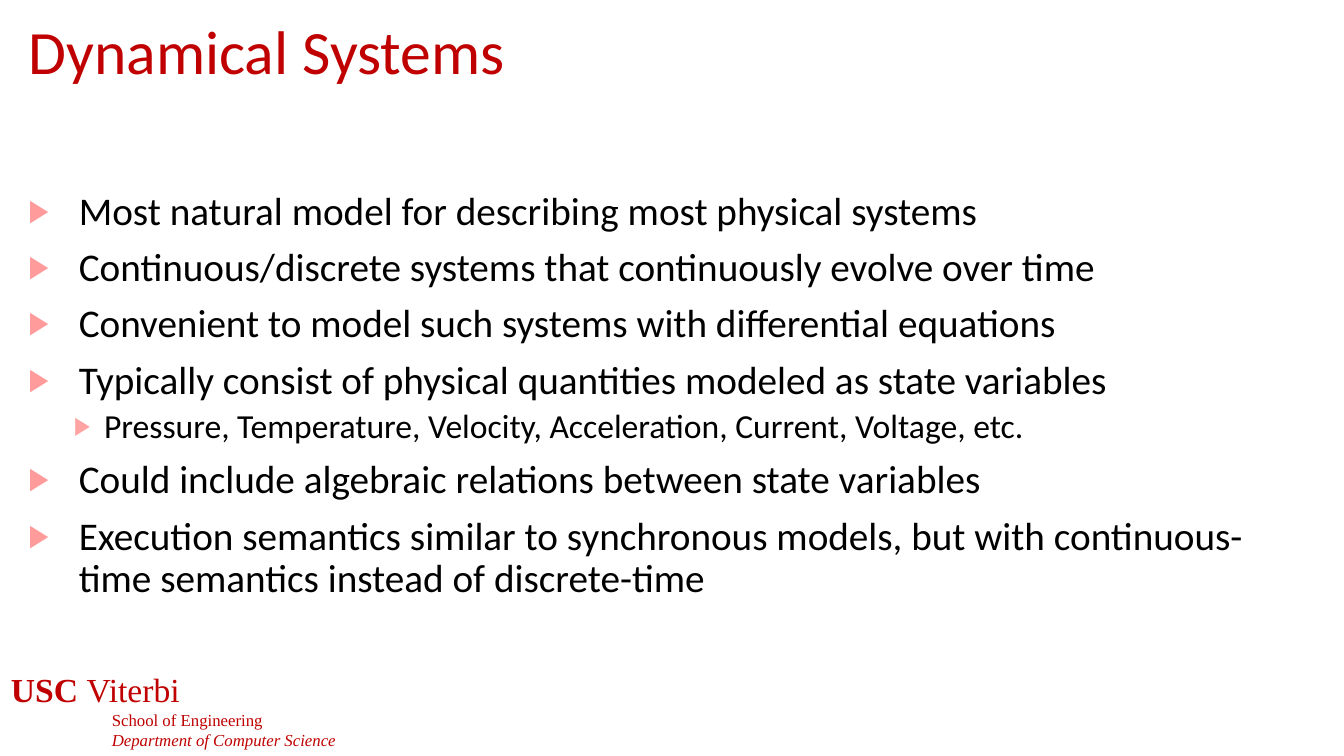
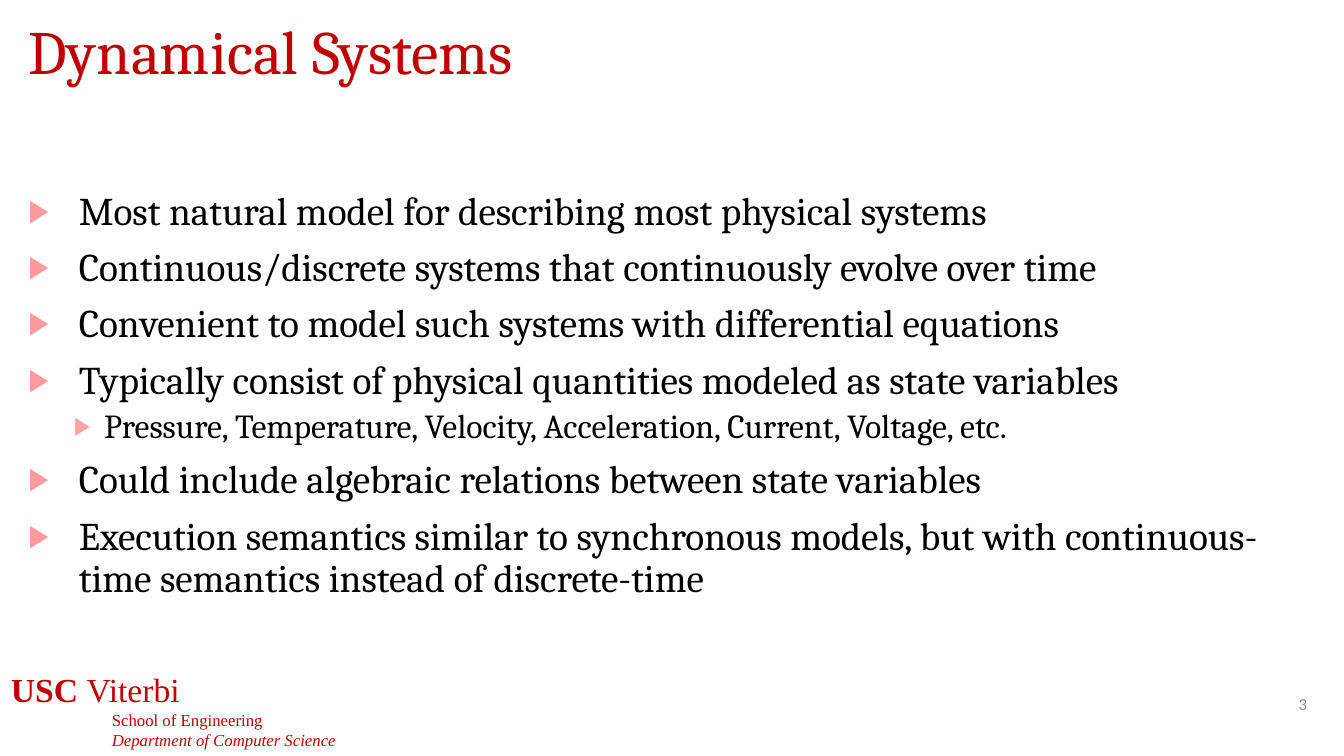
Before and after one commit to jdeshmukh/jdeshmukh.github.io, a slide deck: slide 3 of teaching/cs513-autocps-fall-2026/slides/DynamicalSystems.pptx. Drawn at 1344x756 pixels with LibreOffice and Linux fonts; fonts in the diff are those of the drawing; background and template pictures are left out. Boxes give left, top, right and bottom in pixels: in the first picture for what was removed or moved away, otherwise in the second. Text is boxed around its words. In the diff, an @@ line names an element or a change of style, - is before the commit and + after.

```diff
--- a/teaching/cs513-autocps-fall-2026/slides/DynamicalSystems.pptx
+++ b/teaching/cs513-autocps-fall-2026/slides/DynamicalSystems.pptx
@@ title "Dynamical Systems" at bbox=[28, 31, 513, 88]: font Calibri to Cambria @@
@@ text "Most natural model for describing ..." at bbox=[79, 197, 1257, 593]: font Calibri to Cambria @@
@@ page number added at bbox=[1299, 699, 1307, 710], 12 pt, text #8C8C8C @@
+3
```
Also in this commit, not shown: 25 other slides changed, 3 other files.
